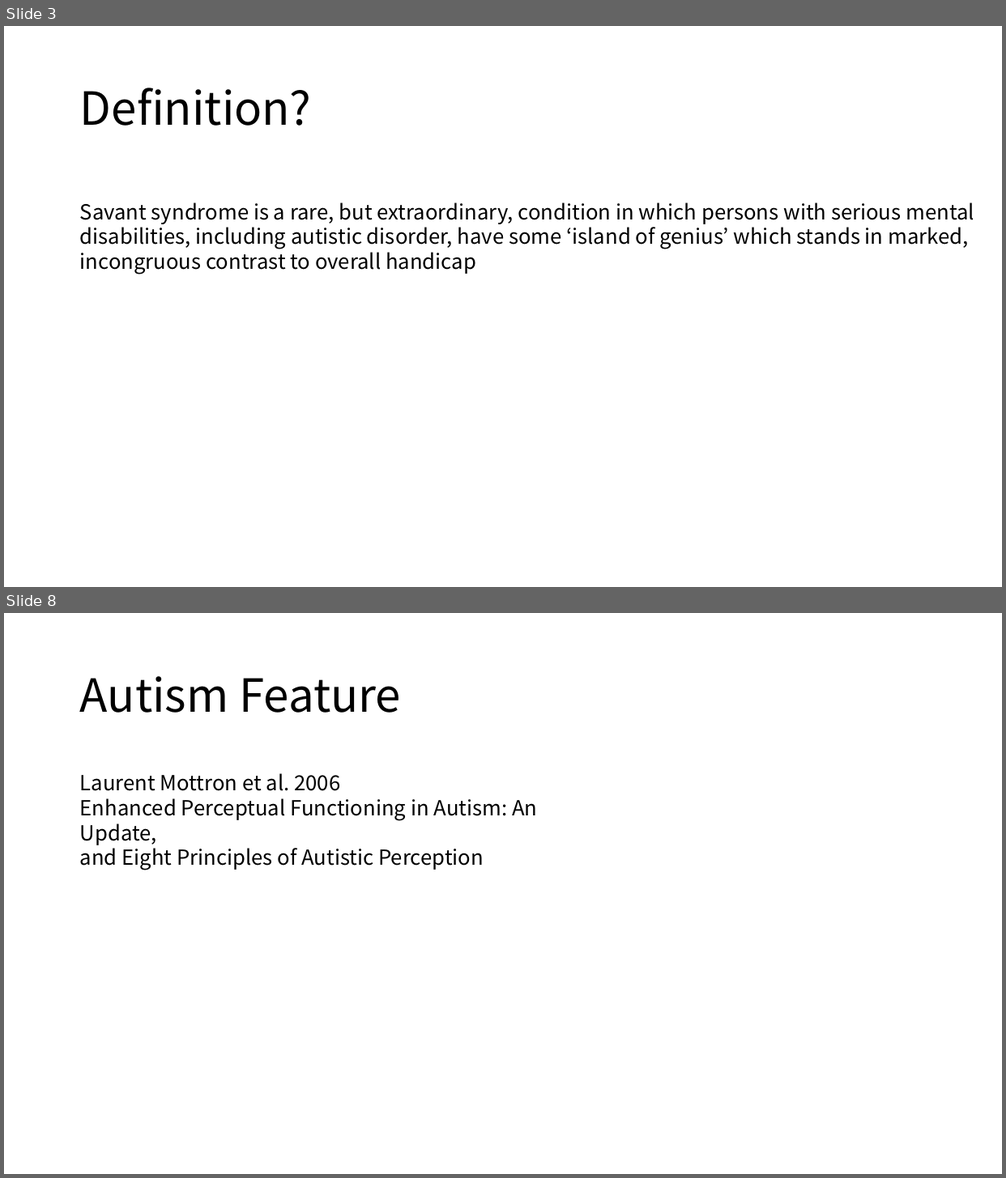
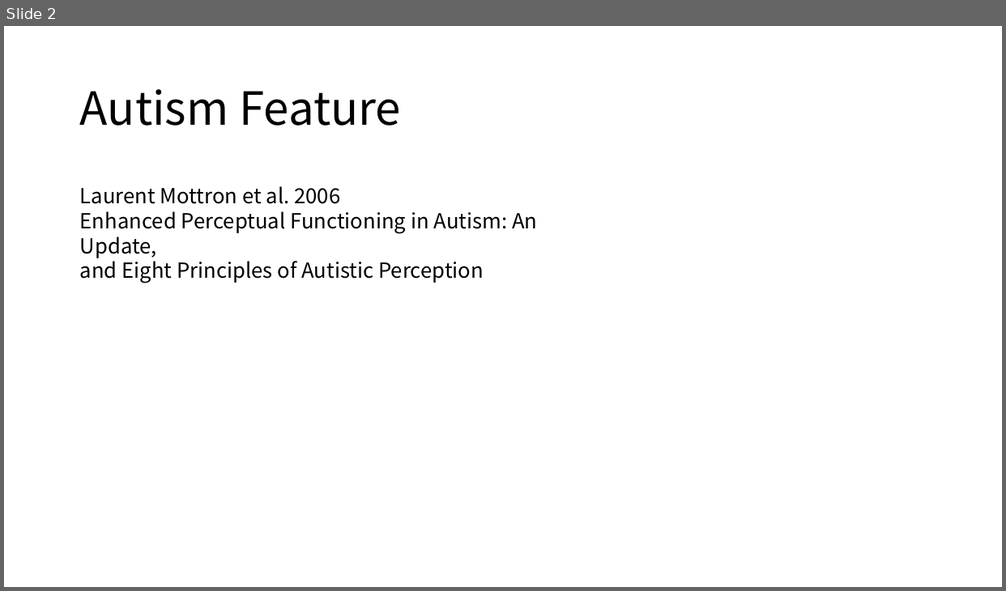
Before and after one commit to topaz11100/PROGRESS, a slide deck: 2_0729/0729_progress.pptx. Shown one above the other, each under a label of ours: slides 3 and 8 before the commit, slide 2 after it; the slides between them are not shown. The pictures are 1006x1178 and 1006x591 pixels, drawn with LibreOffice and Linux fonts; fonts in the diff are those of the drawing. Boxes give left, top, right and bottom in pixels: in the first picture for what was removed or moved away, otherwise in the second. Text is boxed around its words. In the diff, an @@ line names an element or a change of style, - is before the commit and + after.

```diff
--- a/2_0729/0729_progress.pptx
+++ b/2_0729/0729_progress.pptx
@@ slide 3 removed at [4, 26, 1002, 587], background #FFFFFF @@
@@ title removed at [80, 88, 312, 126] @@
-Definition?
@@ text removed at [80, 203, 974, 275] @@
-Savant syndrome is a rare, but extraordinary, condition in which persons with serious mental
-disabilities, including autistic disorder, have some ‘island of genius’ which stands in marked,
-incongruous contrast to overall handicap
@@ what was slide 8 is now slide 2 @@
```
Also in this commit, not shown: 1 slide changed, 5 other slides removed, 2 other files.
